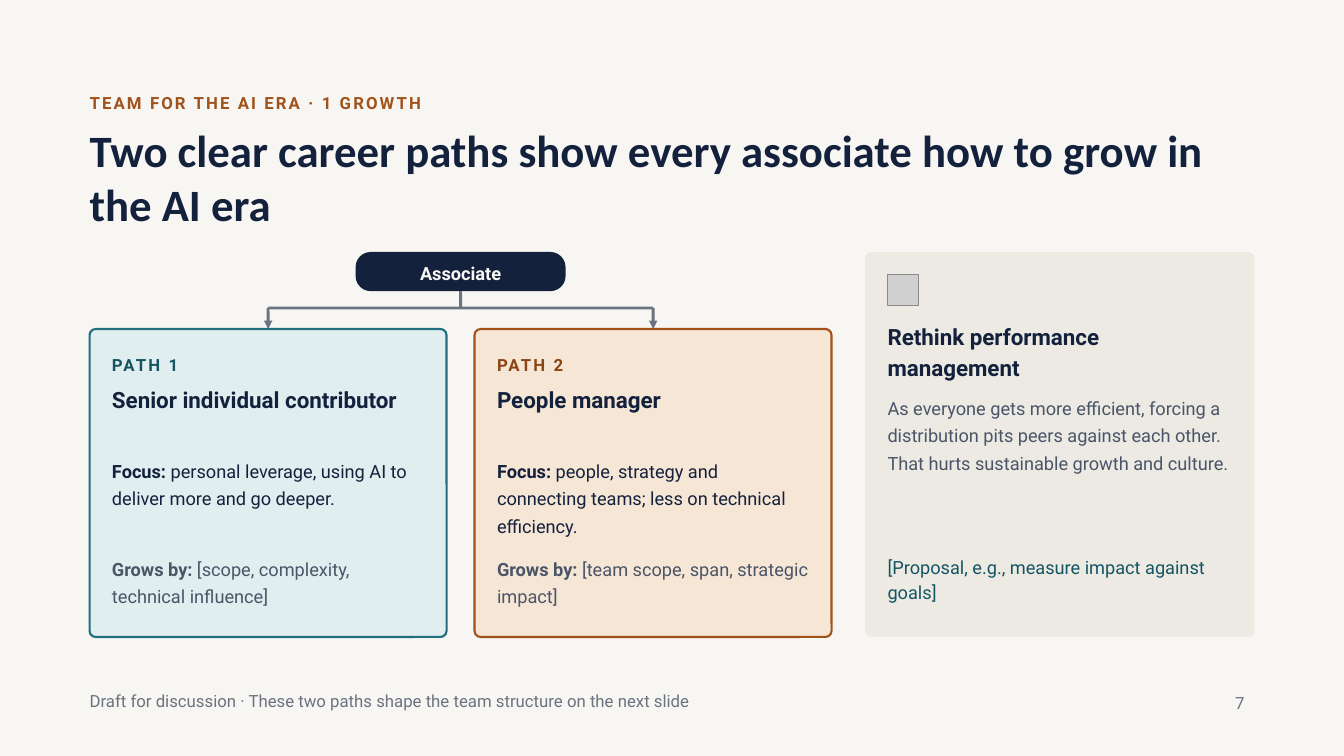
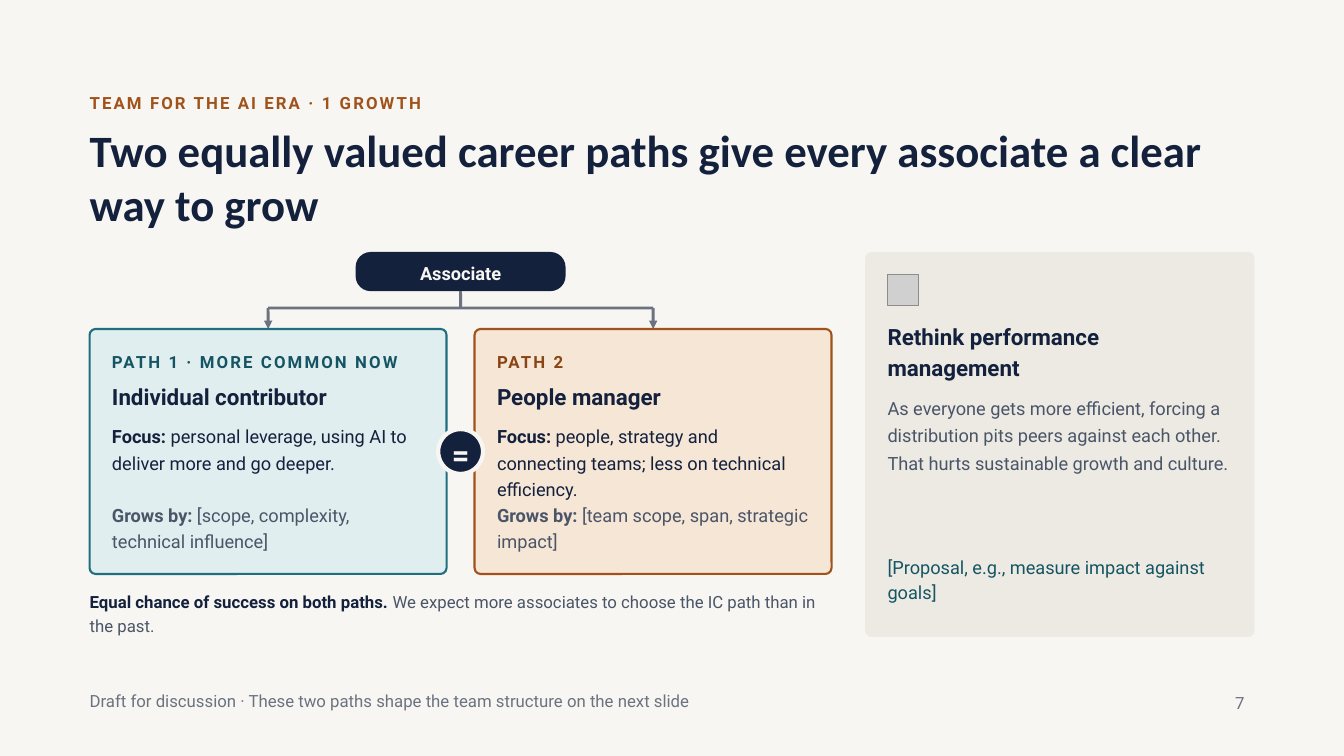
Before and after one commit to wwd1015/slide-template, a slide deck: slide 7 of Unified Team Strategy.pptx. Drawn at 1344x756 pixels with LibreOffice and Linux fonts; fonts in the diff are those of the drawing; grey boxes stand for pictures. Boxes give left, top, right and bottom in pixels: in the first picture for what was removed or moved away, otherwise in the second. Text is boxed around its words. In the diff, an @@ line names an element or a change of style, - is before the commit and + after.

```diff
--- a/Unified Team Strategy.pptx
+++ b/Unified Team Strategy.pptx
@@ title at [90,135,1201,229]: text changed @@
-Two clear career paths show every associate how to grow in the AI era
+Two equally valued career paths give every associate a clear way to grow
@@ rounded rectangle: place and size @@
-rounded rectangle at [90,329,447,637]
+rounded rectangle at [90,329,447,574]
@@ rounded rectangle at [90,329,447,574]: proportions changed @@
@@ rounded rectangle at [475,329,832,574]: proportions changed @@
@@ rounded rectangle: place and size @@
-rounded rectangle at [475,329,832,637]
+rounded rectangle at [475,329,832,574]
@@ text at [169,356,179,368]: text changed @@
-PATH 1
+PATH 1 · MORE COMMON NOW
@@ text at [112,388,327,405]: text changed @@
-Senior individual contributor
+Individual contributor
@@ text "Focus: personal leverage, using AI ...": place and size @@
-text "Focus: personal leverage, using AI ..." at [112,464,407,509]
+text "Focus: personal leverage, using AI ..." at [112,429,407,474]
@@ ellipse added at [439,430,483,474], fill #14213D, outline #F7F6F2 3 pt @@
@@ text added at [439,430,483,474], 22 pt, text #F7F6F2, bold @@
+=
@@ text "Focus: people, strategy and connecting ...": place and size @@
-text "Focus: people, strategy and connecting ..." at [497,464,785,537]
+text "Focus: people, strategy and connecting ..." at [497,429,785,500]
@@ text "Grows by: [scope, complexity, technical ...": place and size @@
-text "Grows by: [scope, complexity, technical ..." at [112,561,350,606]
+text "Grows by: [scope, complexity, technical ..." at [112,507,350,551]
@@ line spacing 1.25 to 1.2 in 4 elements at [112,429,407,474], [497,429,785,500], [112,507,350,551], [497,507,808,552] @@
@@ text "Grows by: [team scope, span, ...": place and size @@
-text "Grows by: [team scope, span, ..." at [497,561,808,607]
+text "Grows by: [team scope, span, ..." at [497,507,808,552]
@@ text added at [90,595,815,636], 12 pt, text #4A5568 @@
+Equal chance of success on both paths. We expect more associates to choose the IC path than in the past.
```
Also in this commit, not shown: 1 other slide changed.
